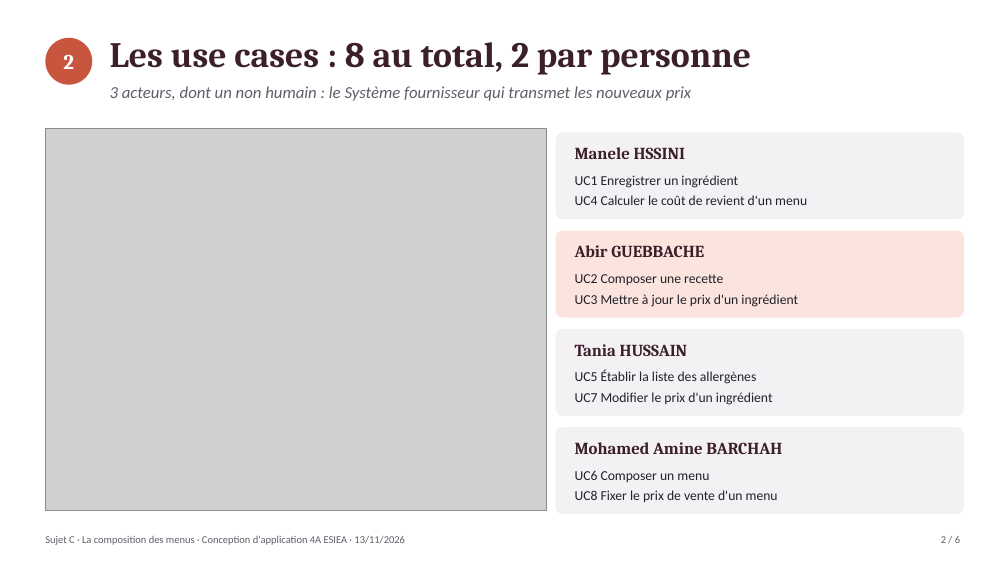
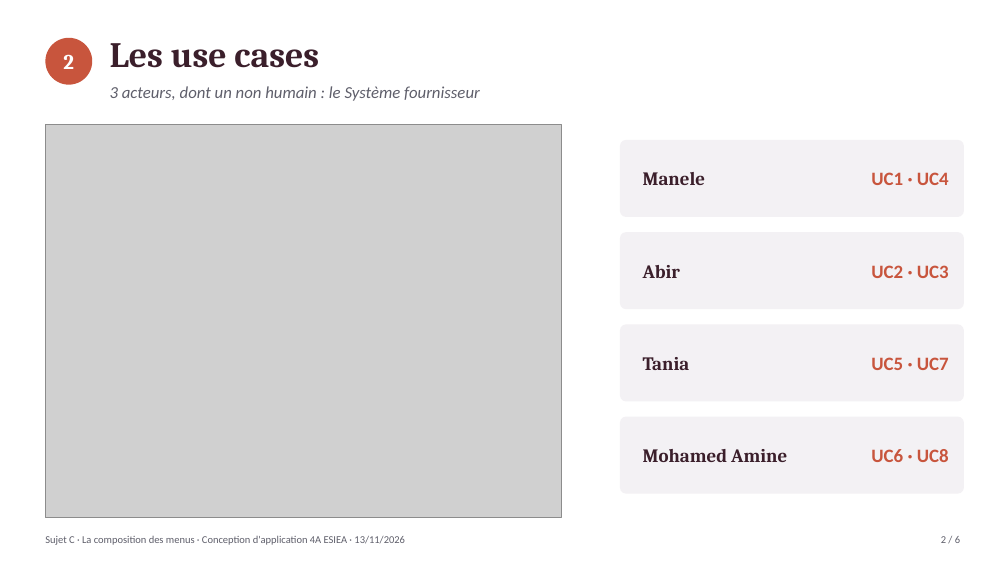
Before and after one commit to Barchah622/La-composition-des-menus, a slide deck: slide 3 of presentation/Presentation-Sujet-C.pptx (slide 2 before the commit). Drawn at 1008x567 pixels with LibreOffice and Linux fonts; fonts in the diff are those of the drawing; grey boxes stand for pictures. Boxes give left, top, right and bottom in pixels: in the first picture for what was removed or moved away, otherwise in the second. Text is boxed around its words. In the diff, an @@ line names an element or a change of style, - is before the commit and + after.

```diff
--- a/presentation/Presentation-Sujet-C.pptx
+++ b/presentation/Presentation-Sujet-C.pptx
@@ text at [110,43,319,68]: text changed @@
-Les use cases : 8 au total, 2 par personne
+Les use cases
@@ text at [110,86,480,101]: text changed @@
-3 acteurs, dont un non humain : le Système fournisseur qui transmet les nouveaux prix
+3 acteurs, dont un non humain : le Système fournisseur
@@ picture: place and size @@
-picture at [45,129,546,510]
+picture at [45,125,561,518]
@@ rounded rectangle: place and size @@
-rounded rectangle at [556,132,964,219]
+rounded rectangle at [620,140,964,217]
@@ text at [643,172,706,185]: text changed; size 16 to 18 pt @@
-Manele HSSINI
+Manele
@@ text at [871,172,949,185]: text changed; size 13 to 18 pt; text colour #22222A to #C8553D; bold on @@
-UC1 Enregistrer un ingrédient
-UC4 Calculer le coût de revient d'un menu
+UC1 · UC4
@@ rounded rectangle: place and size @@
-rounded rectangle at [556,231,964,318]
+rounded rectangle at [620,232,964,309]
@@ rounded rectangle at [620,232,964,309]: fill #FBE4DE to #F3F1F4 @@
@@ text at [643,265,680,278]: text changed; size 16 to 18 pt @@
-Abir GUEBBACHE
+Abir
@@ text at [871,265,949,278]: text changed; size 13 to 18 pt; text colour #22222A to #C8553D; bold on @@
-UC2 Composer une recette
-UC3 Mettre à jour le prix d'un ingrédient
+UC2 · UC3
@@ rounded rectangle: place and size @@
-rounded rectangle at [556,329,964,416]
+rounded rectangle at [620,324,964,402]
@@ text at [643,357,690,370]: text changed; size 16 to 18 pt @@
-Tania HUSSAIN
+Tania
@@ text at [871,357,949,370]: text changed; size 13 to 18 pt; text colour #22222A to #C8553D; bold on @@
-UC5 Établir la liste des allergènes
-UC7 Modifier le prix d'un ingrédient
+UC5 · UC7
@@ rounded rectangle: place and size @@
-rounded rectangle at [556,427,964,514]
+rounded rectangle at [620,417,964,494]
@@ vertical alignment top to middle in 8 elements at [643,449,787,462], [643,357,690,370], [643,265,680,278], [643,172,706,185], [871,172,949,185], [871,265,949,278], [871,357,949,370], [871,449,949,462] @@
@@ text at [643,449,787,462]: text changed; size 16 to 18 pt @@
-Mohamed Amine BARCHAH
+Mohamed Amine
@@ text at [871,449,949,462]: text changed; size 13 to 18 pt; text colour #22222A to #C8553D; bold on @@
-UC6 Composer un menu
-UC8 Fixer le prix de vente d'un menu
+UC6 · UC8
```
Also in this commit, not shown: 4 other slides changed, 2 slides added, 1 slide removed, 1 other file.
